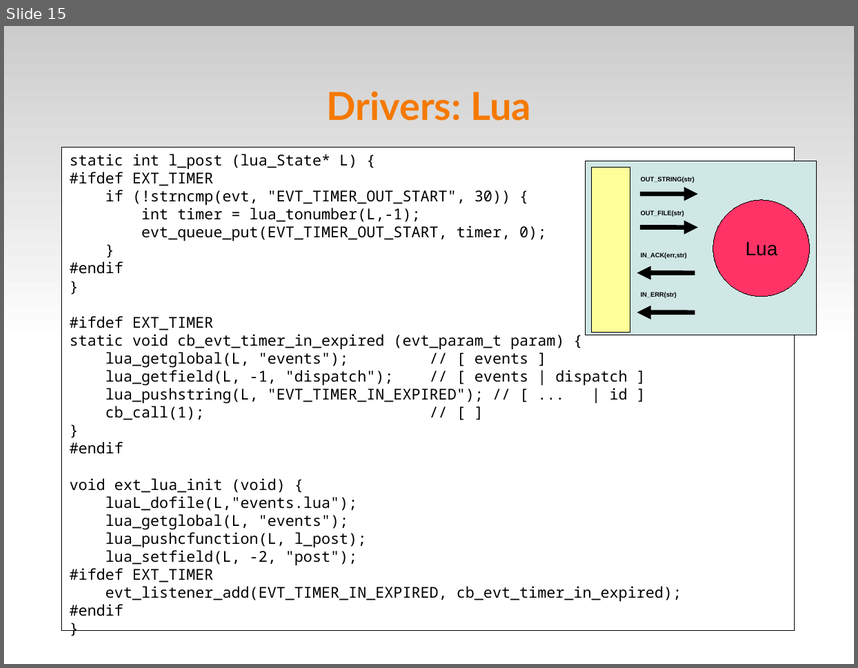
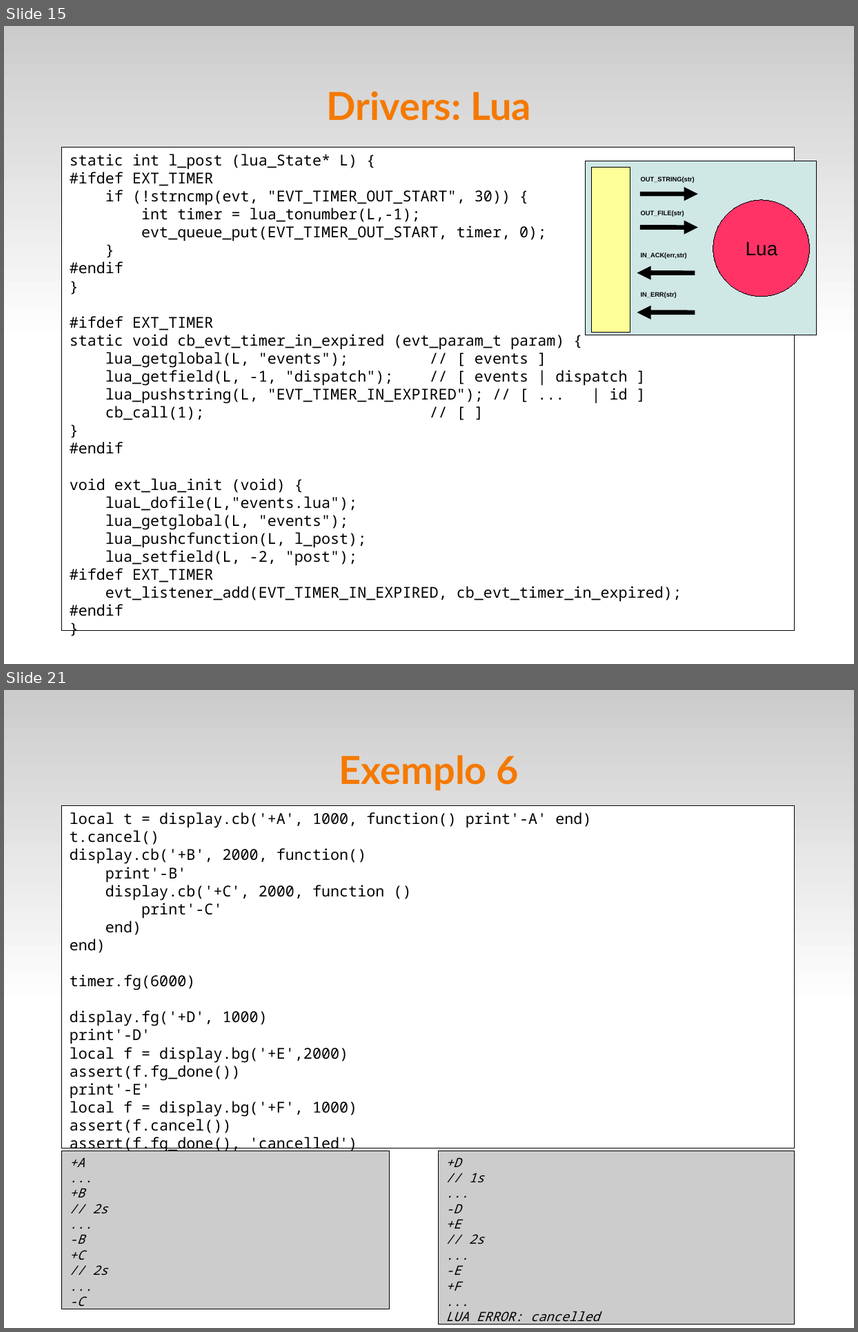
Before and after one commit to fsantanna/events, a slide deck: evt.odp. Shown one above the other, each under a label of ours: slide 15 before the commit, slides 15 and 21 after it; the slides between them are not shown. The pictures are 858x668 and 858x1332 pixels, drawn with LibreOffice and Linux fonts; fonts in the diff are those of the drawing. Boxes give left, top, right and bottom in pixels: in the first picture for what was removed or moved away, otherwise in the second. Text is boxed around its words. In the diff, an @@ line names an element or a change of style, - is before the commit and + after.

Commit message:
(+) app6 (+) drv_display

```diff
--- a/evt.odp
+++ b/evt.odp
@@ slide 21 added at box(4, 690, 854, 1328), background #FFFFFF; not listed: 1 template element that a slide beside it also shows @@
@@ title added at box(339, 755, 519, 791), 36 pt, text #F57900, bold @@
+Exemplo 6
@@ rectangle added at box(62, 806, 795, 1148), fill #FFFFFF, outline #000000 0 pt, 14 pt, text #000000 @@
+local t = display.cb('+A', 1000, function() print'-A' end)
+t.cancel()
+display.cb('+B', 2000, function()
+print'-B'
+display.cb('+C', 2000, function ()
+print'-C'
+end)
+end)
+timer.fg(6000)
+display.fg('+D', 1000)
+print'-D'
+local f = display.bg('+E',2000)
+assert(f.fg_done())
+print'-E'
+local f = display.bg('+F', 1000)
+assert(f.cancel())
+assert(f.fg_done(), 'cancelled')
@@ rectangle added at box(62, 1150, 390, 1309), fill #CCCCCC, outline #000000 0 pt, 12 pt, text #000000, italic @@
++A
+...
++B
+// 2s
+...
+-B
++C
+// 2s
+...
+-C
@@ rectangle added at box(438, 1150, 795, 1324), fill #CCCCCC, outline #000000 0 pt, 12 pt, text #000000, italic @@
++D
+// 1s
+...
+-D
++E
+// 2s
+...
+-E
++F
+...
+LUA ERROR: cancelled
```
Also in this commit, not shown: 3 slides changed, 3 other slides added, 5 other files.
